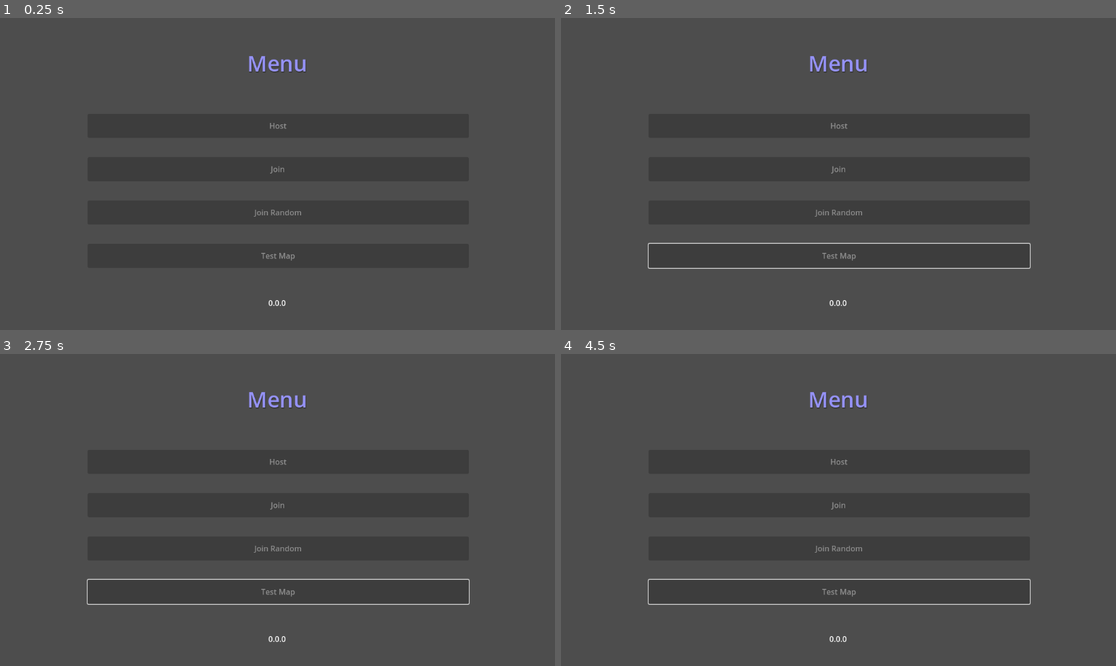
Above: before the commit, frames 1-4 (two rows, left to right).
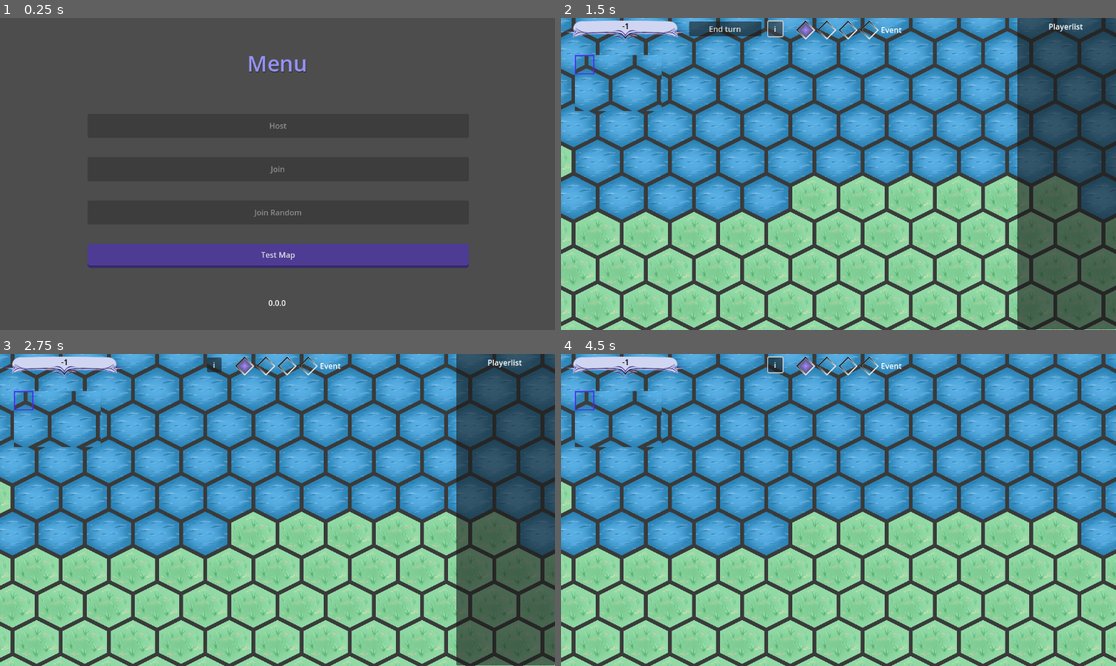
Above: after the commit, the same moments.

Repository: DragonCat4012/Shyv_Game
Game: Godot game, scene res://Scenes/menu.tscn
Two runs of this game, one before a commit and one after it. Both use one fixed random seed, a clock stepped at 60 frames per second and the inputs below.
Inputs (mouse positions are in pixels of both pictures, inside the frame that each line leads up to):
- Up to frame 1 (0.25 s): no input
- Up to frame 2 (1.5 s): click (838, 255) at 0.5 s, where only the run after the commit has a clickable "Test Map"; click (777, 27) at 1.25 s, where only the run after the commit has a clickable "i"
- Up to frame 3 (2.75 s): click (166, 363) at 2 s, where only the run after the commit has a clickable "End turn"
- Up to frame 4 (4.5 s): click (777, 363) at 2.75 s, where only the run after the commit has a clickable "i"; click (777, 363) at 3.5 s, where only the run after the commit has a clickable "i"; tap Enter at 4.25 s; move the mouse to (960, 494) at 4.27 s; right-click (960, 494) at 4.35 s

The runs differ from the first frame. In frame 1, 5.4% of the frame differs, in the area x 15-85%, y 72-81%; in frame 2, 83%; in frame 3, 83%; in frame 4, 84%, in the area x 0-100%, y 0-100%.
Error after the commit: Invalid access to property or key 'assignedID' on a base object of type 'Nil'. (res://Scenes/Overlays/PhaseManager.gd:6)

Commit message:
Add minimap node

Diff:
--- a/Scenes/Game/Camera2D.gd
+++ b/Scenes/Game/Camera2D.gd
@@ -27,4 +27,6 @@
 		if position.y < -maxDraggingVal:
 			position.y = -maxDraggingVal
 
+		%Minimap.updateRect(position)
+
 	#print(zoom)
--- a/Scenes/Game/MapScene.gd
+++ b/Scenes/Game/MapScene.gd
@@ -83,6 +83,7 @@
 func _on_control_gui_input(_event):
 	if Input.is_action_just_released("left_click"):
 		tile_map.local_to_map(to_local(get_global_mouse_position()))
+		#%Minimap.updateRect(to_local(get_global_mouse_position())) # TODO: highlight selected?
 		_select_tile(get_global_mouse_position())
 
 func _select_tile(global: Vector2):
@@ -114,6 +115,7 @@
 				GamManager.land_tiles.append(Vector2(x,y))
 			elif noiseValue < 0.0: # water
 				tile_map.set_cell(layerTerrain, Vector2(x,y), source_id, water_atlas)
+	%Minimap._generate_world()
 
 func _update_tile_buildings():
 	tile_map.clear_layer(layerIcon)
--- /dev/null
+++ b/Scenes/Game/Minimap.gd
@@ -0,0 +1,26 @@
+extends TileMap
+@onready var map_node = $"../../../../.."
+@onready var focus = $"../Focus"
+@onready var sub_viewport = $".."
+
+func _ready():
+	pass
+
+func updateRect(pos):
+	print(pos)
+
+func _generate_world(): # TODO: move pls
+	var width = map_node.width
+	var height = map_node.height
+
+	for x in range(-width/2 , width/2):
+		for y in range(-height/2, height/2):
+			var noiseValue = map_node.noise.get_noise_2d(2*x, 2*y)
+			if noiseValue >= 0.0: # land
+				set_cell(map_node.layerTerrain, Vector2(x,y), map_node.source_id, map_node.land_atlas)
+				GamManager.land_tiles.append(Vector2(x,y))
+			if noiseValue >= 0.4: # high land
+				set_cell(map_node.layerTerrain, Vector2(x,y), map_node.source_id, map_node.high_land_atlas)
+				GamManager.land_tiles.append(Vector2(x,y))
+			elif noiseValue < 0.0: # water
+				set_cell(map_node.layerTerrain, Vector2(x,y), map_node.source_id, map_node.water_atlas)
--- a/Scenes/Game/map.tscn
+++ b/Scenes/Game/map.tscn
@@ -10,6 +10,7 @@
 [ext_resource type="PackedScene" uid="uid://cqu4dqw8hmixw" path="res://Scenes/Overlays/PlayerList/PlayerListScene.tscn" id="5_u20ln"]
 [ext_resource type="PackedScene" uid="uid://jc0rwis1gjgx" path="res://Scenes/Overlays/TurnView/TurnView.tscn" id="6_nh4wk"]
 [ext_resource type="Texture2D" uid="uid://dgtgp651xlux" path="res://Graphics/Overlays/title.png" id="8_lbnwj"]
+[ext_resource type="Script" path="res://Scenes/Game/Minimap.gd" id="11_u4x2y"]
 
 [sub_resource type="Gradient" id="Gradient_6mp1p"]
 interpolation_mode = 1
@@ -23,6 +24,14 @@
 height = 200
 color_ramp = SubResource("Gradient_6mp1p")
 noise = SubResource("FastNoiseLite_41tvk")
+
+[sub_resource type="StyleBoxFlat" id="StyleBoxFlat_tusgc"]
+bg_color = Color(0.6, 0.6, 0.6, 0.0392157)
+border_width_left = 2
+border_width_top = 2
+border_width_right = 2
+border_width_bottom = 2
+border_color = Color(0.281874, 0.147868, 0.988281, 1)
 
 [node name="MapNode" type="Node2D"]
 position = Vector2(574, 324)
@@ -208,5 +217,30 @@
 horizontal_alignment = 1
 vertical_alignment = 1
 
+[node name="SubViewportContainer" type="SubViewportContainer" parent="Camera2D/Control"]
+layout_mode = 0
+offset_left = 28.0
+offset_top = 78.0
+offset_right = 208.0
+offset_bottom = 194.0
+stretch = true
+
+[node name="SubViewport" type="SubViewport" parent="Camera2D/Control/SubViewportContainer"]
+transparent_bg = true
+size = Vector2i(180, 116)
+size_2d_override_stretch = true
+
+[node name="Minimap" type="TileMap" parent="Camera2D/Control/SubViewportContainer/SubViewport"]
+unique_name_in_owner = true
+position = Vector2(574, 324)
+tile_set = ExtResource("3_tbyt8")
+format = 2
+script = ExtResource("11_u4x2y")
+
+[node name="Focus" type="Panel" parent="Camera2D/Control/SubViewportContainer/SubViewport"]
+offset_right = 40.0
+offset_bottom = 40.0
+theme_override_styles/panel = SubResource("StyleBoxFlat_tusgc")
+
 [connection signal="gui_input" from="Camera2D/Control" to="." method="_on_control_gui_input"]
 [connection signal="pressed" from="Camera2D/Control/PlayerListButton" to="." method="_on_player_list_button_pressed"]
--- a/Scenes/menu.gd
+++ b/Scenes/menu.gd
@@ -24,6 +24,8 @@
 		return
 
 	for child in v_box_container.get_children():
+		if child.name == "Test":
+			continue
 		child.disabled = disabled
 	lastDisabled = disabled
 
Not shown: 1 places in Scenes/Game/map.tscn that only renumber resources
